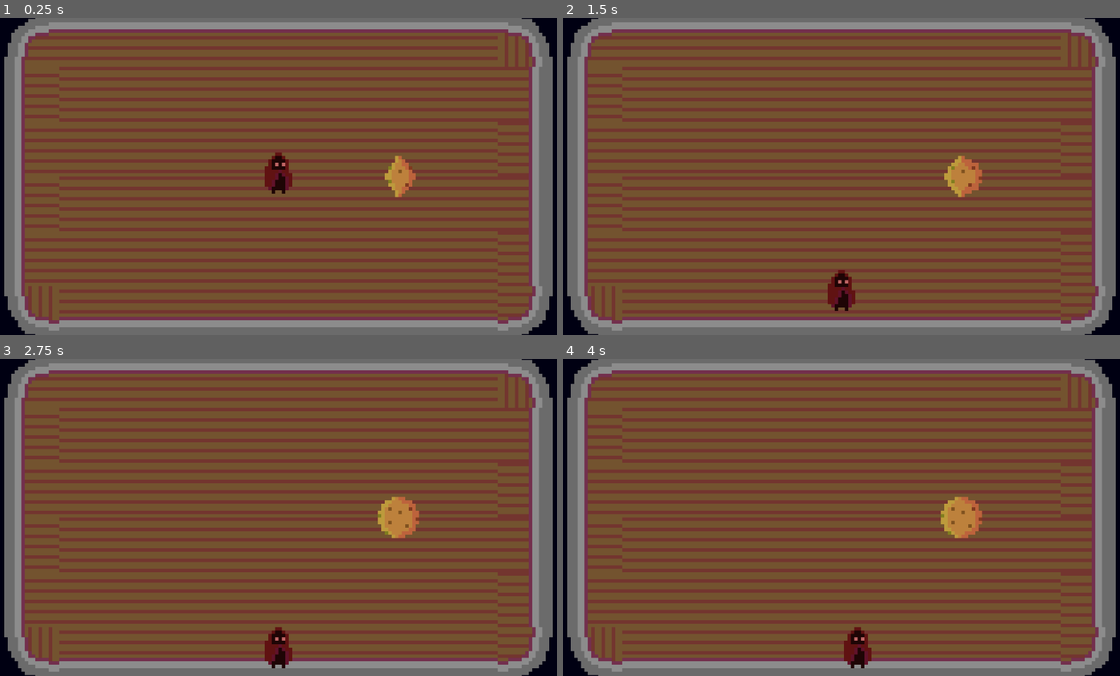
Above: before the commit, frames 1-4 (two rows, left to right).
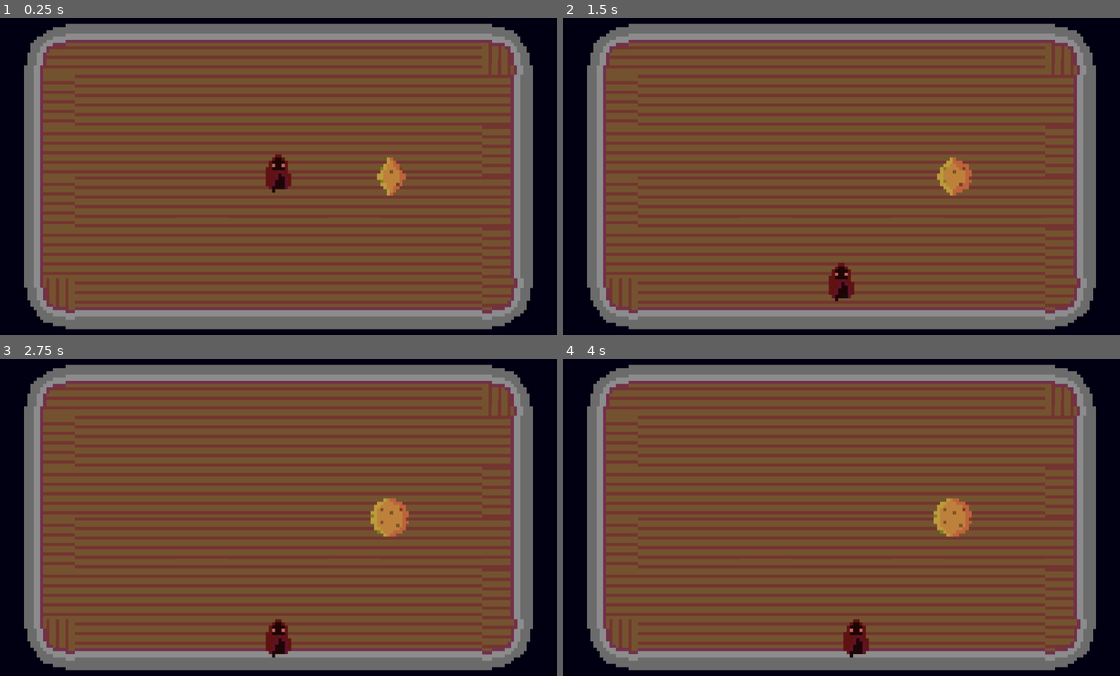
Above: after the commit, the same moments.

Repository: Baguetteboyy/gamesharingforjam
Game: Godot game, scene res://scenes/levels/level1.tscn
The game is run twice, just before and just after one commit, with the same random seed, the same clock (stepped at 60 frames per second) and the same inputs.
Inputs:
- Up to frame 1 (0.25 s): no input
- Up to frame 2 (1.5 s): hold S (ned) 0.53-1.28 s; tap W (opp) at 0.8, 1.35 s
- Up to frame 3 (2.75 s): tap E (ta) at 1.55 s; hold E (ta) from 2.03 s (still down); tap S (ned) at 2.3 s
- Up to frame 4 (4 s): release E (ta) at 2.78 s; tap D (høyre) at 2.85 s; tap W (opp) at 3.05 s; hold S (ned) from 3.53 s (still down); tap E (ta) at 3.8 s

The runs differ from the first frame. In frame 1, 55% of the frame differs, in the area x 0-100%, y 0-100%; in frame 2, 55%; in frame 3, 55%; in frame 4, 55%.

Commit message:
don't remember

Diff:
--- a/scenes/Player.tscn
+++ b/scenes/Player.tscn
@@ -3,6 +3,7 @@
 [ext_resource type="Script" uid="uid://nxviwlpsvavq" path="res://scripts/node_2d.gd" id="1_kpjcp"]
 [ext_resource type="Texture2D" uid="uid://bog48hhnkvaw1" path="res://assets/player/lutinplayer.png" id="2_3li8b"]
 [ext_resource type="Texture2D" uid="uid://dhkvb5csbb8v2" path="res://assets/player/lutin.png" id="2_v6fml"]
+[ext_resource type="Texture2D" uid="uid://ctah8gevquner" path="res://assets/player/lutinplayer(1).png" id="3_mdl7e"]
 
 [sub_resource type="RectangleShape2D" id="RectangleShape2D_q6r6c"]
 size = Vector2(5, 8)
@@ -14,6 +15,22 @@
 [sub_resource type="AtlasTexture" id="AtlasTexture_qu4a1"]
 atlas = ExtResource("2_3li8b")
 region = Rect2(64, 0, 16, 16)
+
+[sub_resource type="AtlasTexture" id="AtlasTexture_d3wef"]
+atlas = ExtResource("3_mdl7e")
+region = Rect2(112, 0, 16, 16)
+
+[sub_resource type="AtlasTexture" id="AtlasTexture_o4126"]
+atlas = ExtResource("3_mdl7e")
+region = Rect2(128, 0, 16, 16)
+
+[sub_resource type="AtlasTexture" id="AtlasTexture_lkdrv"]
+atlas = ExtResource("3_mdl7e")
+region = Rect2(144, 0, 16, 16)
+
+[sub_resource type="AtlasTexture" id="AtlasTexture_p7iby"]
+atlas = ExtResource("3_mdl7e")
+region = Rect2(160, 0, 16, 16)
 
 [sub_resource type="AtlasTexture" id="AtlasTexture_3li8b"]
 atlas = ExtResource("2_v6fml")
@@ -50,6 +67,28 @@
 }],
 "loop": true,
 "name": &"Walk",
+"speed": 5.0
+}, {
+"frames": [{
+"duration": 1.0,
+"texture": SubResource("AtlasTexture_d3wef")
+}, {
+"duration": 1.0,
+"texture": SubResource("AtlasTexture_o4126")
+}],
+"loop": true,
+"name": &"WalkDown",
+"speed": 5.0
+}, {
+"frames": [{
+"duration": 1.0,
+"texture": SubResource("AtlasTexture_lkdrv")
+}, {
+"duration": 1.0,
+"texture": SubResource("AtlasTexture_p7iby")
+}],
+"loop": true,
+"name": &"WalkUp",
 "speed": 5.0
 }, {
 "frames": [{
@@ -98,6 +137,4 @@
 [node name="AnimatedSprite2D" type="AnimatedSprite2D" parent="." unique_id=415271956 groups=["player"]]
 position = Vector2(3, 0)
 sprite_frames = SubResource("SpriteFrames_0hol4")
-animation = &"grab"
-frame = 1
-frame_progress = 0.94246864
+animation = &"WalkDown"
--- a/scenes/levels/level1.tscn
+++ b/scenes/levels/level1.tscn
@@ -56,7 +56,7 @@
 metadata/_edit_use_anchors_ = true
 
 [node name="Camera2D" type="Camera2D" parent="." unique_id=1577173452]
-zoom = Vector2(7, 7)
+zoom = Vector2(6.5, 6.5)
 
 [node name="TileMap" type="TileMap" parent="." unique_id=371114993]
 tile_set = SubResource("TileSet_gubc5")
--- a/scenes/levels/level2.tscn
+++ b/scenes/levels/level2.tscn
@@ -67,4 +67,4 @@
 position = Vector2(-58, 1)
 
 [node name="Camera2D" type="Camera2D" parent="." unique_id=849416129]
-zoom = Vector2(7, 7)
+zoom = Vector2(6.5, 6.5)
--- a/scripts/node_2d.gd
+++ b/scripts/node_2d.gd
@@ -17,11 +17,11 @@
 	if Input.is_action_pressed("opp"):
 		velocity.x = 0
 		velocity.y = -SPEED
-		#$AnimatedSprite2D.play("Walk")
+		#$AnimatedSprite2D.play("WalkUp")
 	elif Input.is_action_pressed("ned"):
 		velocity.x = 0
 		velocity.y = SPEED
-		#$AnimatedSprite2D.play("Walk")
+		#$AnimatedSprite2D.play("WalkDown")
 	elif Input.is_action_pressed("høyre"):
 		velocity.x = SPEED
 		velocity.y = 0
@@ -34,7 +34,7 @@
 		#$AnimatedSprite2D.play("Walk")
 	elif Input.is_action_pressed("ta"):
 		#$AnimatedSprite2D.play("grab")
-		print("grab")
+		print("grabbed")
 	else:
 		velocity.x = 0
 		velocity.y = 0
Binary file added: assets/player/lutinplayer(1).png
Not shown, added: assets/player/lutinplayer(1).png.import
